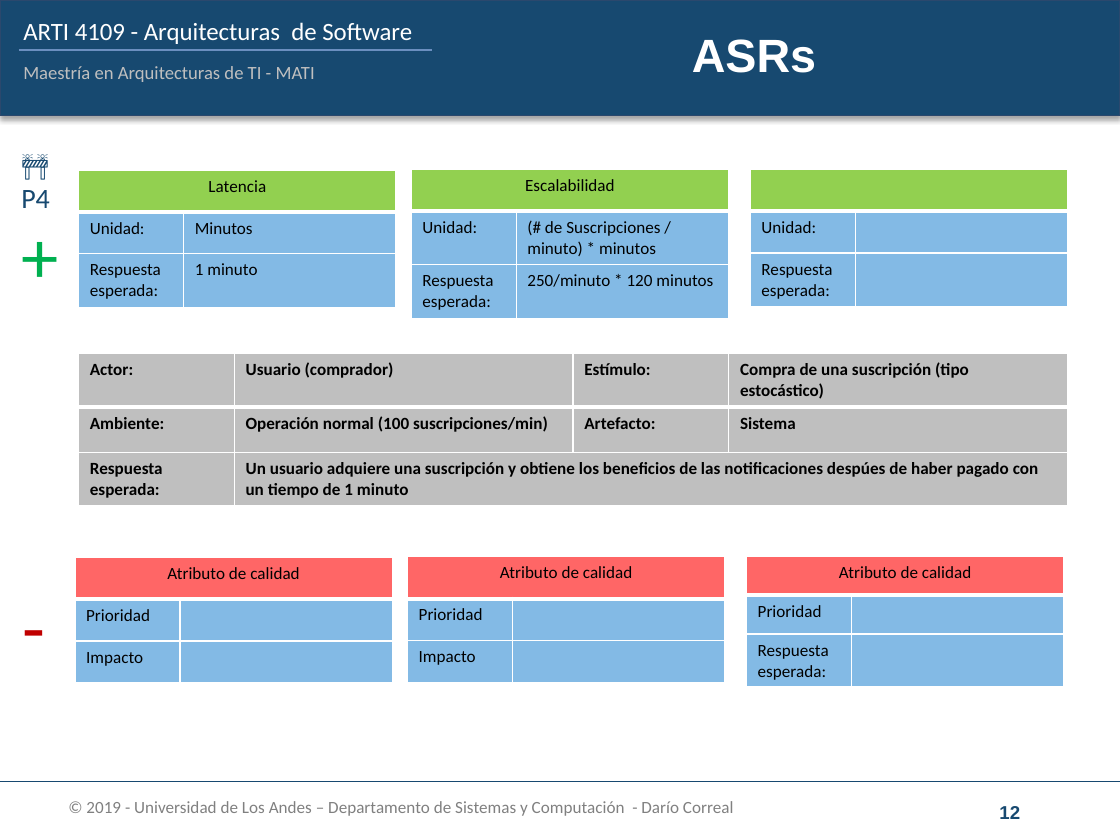
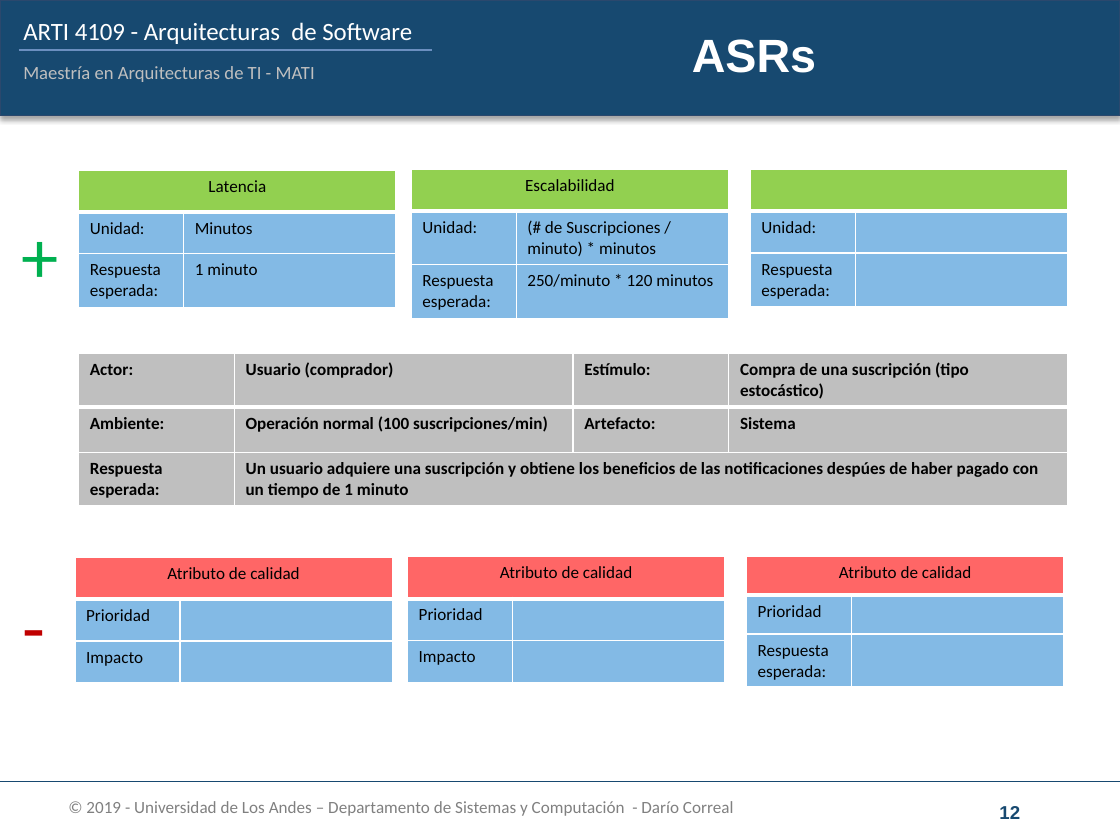
Before and after one commit to juanforo31/Reto1_ASRs_Grupo5, a slide deck: slide 12 of Cuaderno_trabajo/ARTI-4109-4-CuadernoTrabajo-Reto1_desarrollo.pptx. Drawn at 1120x840 pixels with LibreOffice and Linux fonts; fonts in the diff are those of the drawing; background and template pictures are left out. Boxes give left, top, right and bottom in pixels: in the first picture for what was removed or moved away, otherwise in the second. Text is boxed around its words. In the diff, an @@ line names an element or a change of style, - is before the commit and + after.

```diff
--- a/Cuaderno_trabajo/ARTI-4109-4-CuadernoTrabajo-Reto1_desarrollo.pptx
+++ b/Cuaderno_trabajo/ARTI-4109-4-CuadernoTrabajo-Reto1_desarrollo.pptx
@@ text removed at (21,190,50,208) @@
-🚧P4
```
Also in this commit, not shown: 11 other slides changed, 3 slides added, 2 slides removed, 2 other files.
